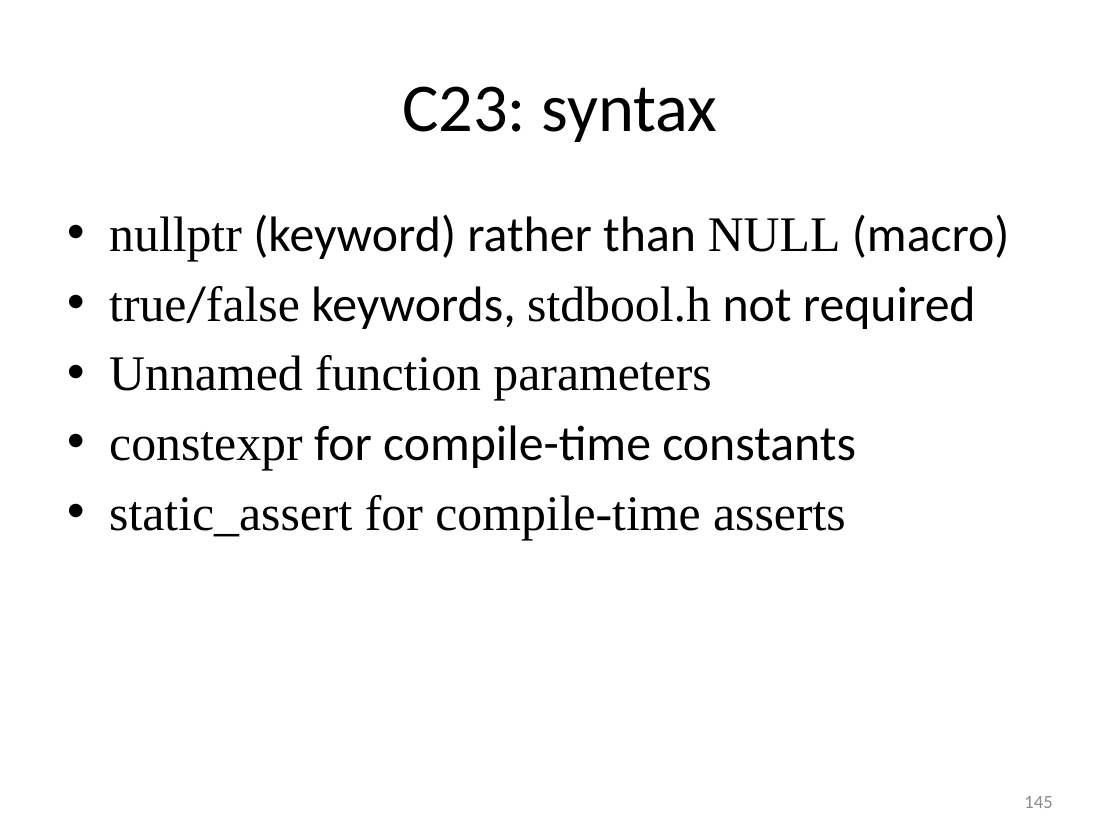
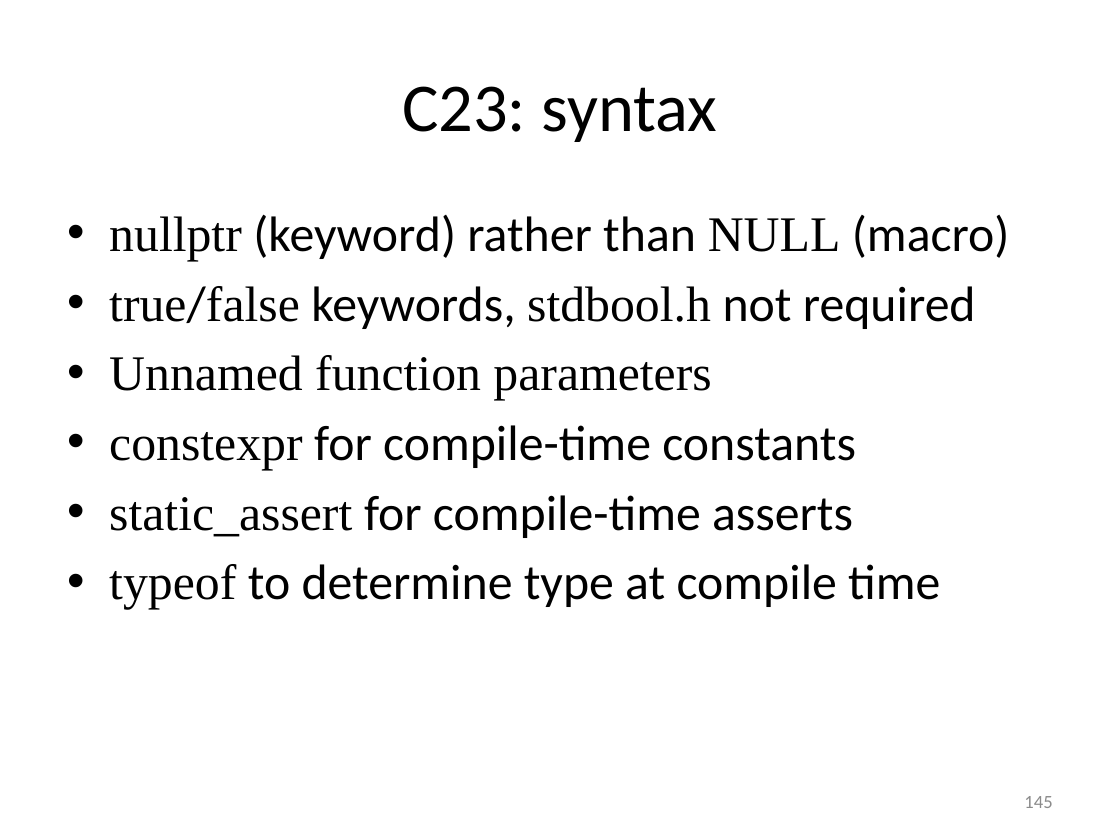
Before and after one commit to gjbex/Scientific-C, a slide deck: slide 145 of scientific_c.pptx. Drawn at 1120x840 pixels with LibreOffice and Linux fonts; fonts in the diff are those of the drawing. Boxes give left, top, right and bottom in pixels: in the first picture for what was removed or moved away, otherwise in the second. Text is boxed around its words. In the diff, an @@ line names an element or a change of style, - is before the commit and + after.

Commit message:
Add remark on typeof

```diff
--- a/scientific_c.pptx
+++ b/scientific_c.pptx
@@ text at <box>109,495,853,538</box>: font Times New Roman to Calibri in "for compile-time asserts" @@
@@ text at <box>109,564,940,610</box>: paragraph added @@
+• typeof to determine type at compile time
```
